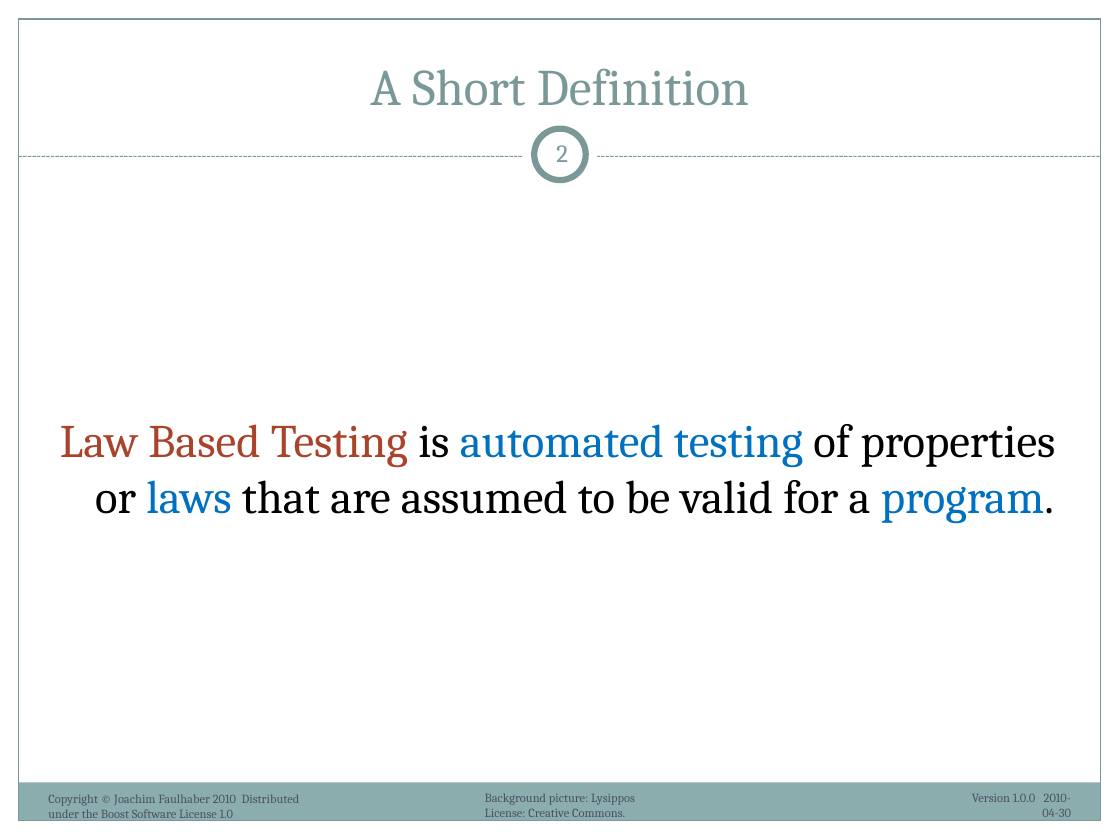
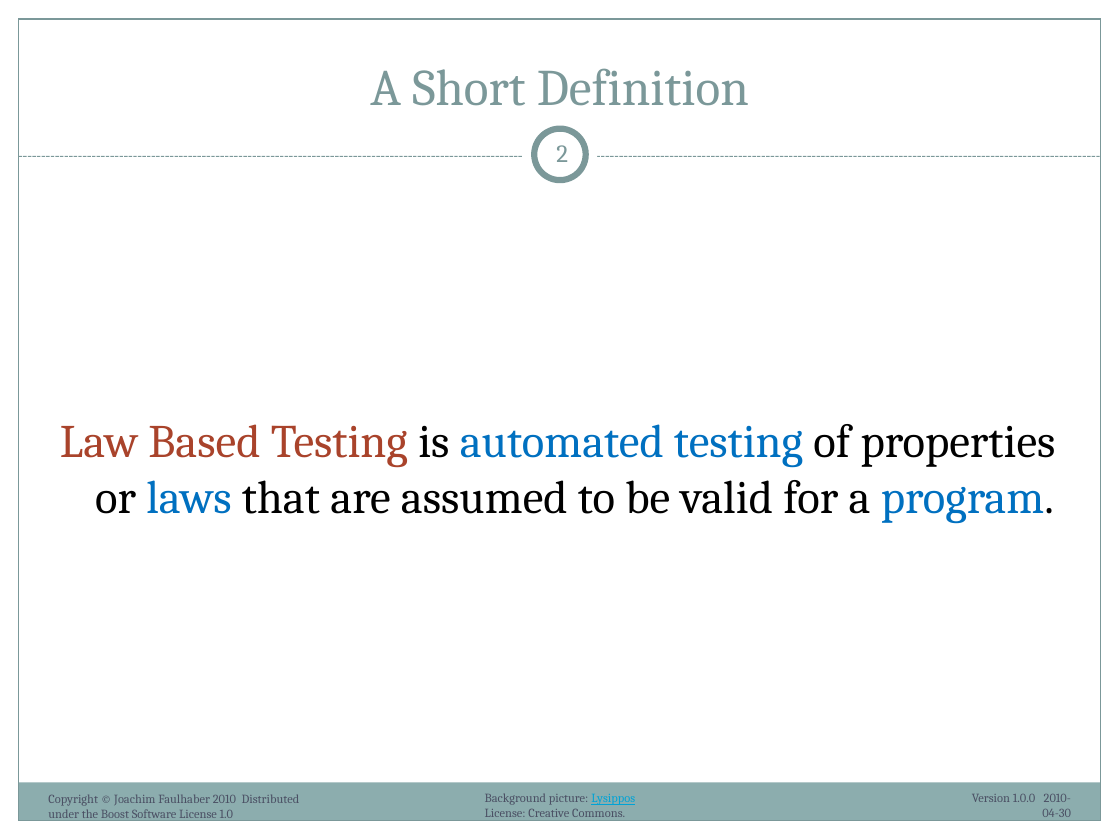
Before and after one commit to ryppl/boost-history, a slide deck: slide 2 of itl/libs/validate/doc/boostcon2010/BoostAlabaster.pptx. Drawn at 1120x840 pixels with LibreOffice and Linux fonts; fonts in the diff are those of the drawing; background and template pictures are left out. Boxes give left, top, right and bottom in pixels: in the first picture for what was removed or moved away, otherwise in the second. Text is boxed around its words. In the diff, an @@ line names an element or a change of style, - is before the commit and + after.

```diff
--- a/itl/libs/validate/doc/boostcon2010/BoostAlabaster.pptx
+++ b/itl/libs/validate/doc/boostcon2010/BoostAlabaster.pptx
@@ text at (x1=485, y1=793, x2=635, y2=805): text colour #4B5064 to #00A3D6, underline on in "Lysippos" @@
```
Also in this commit, not shown: 16 other slides changed, 1 other file.
